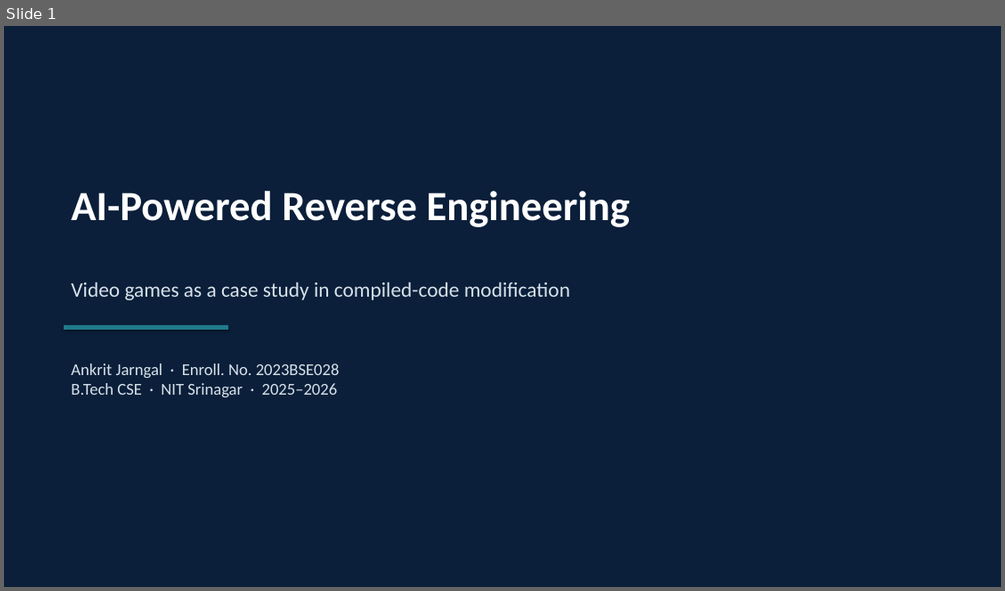
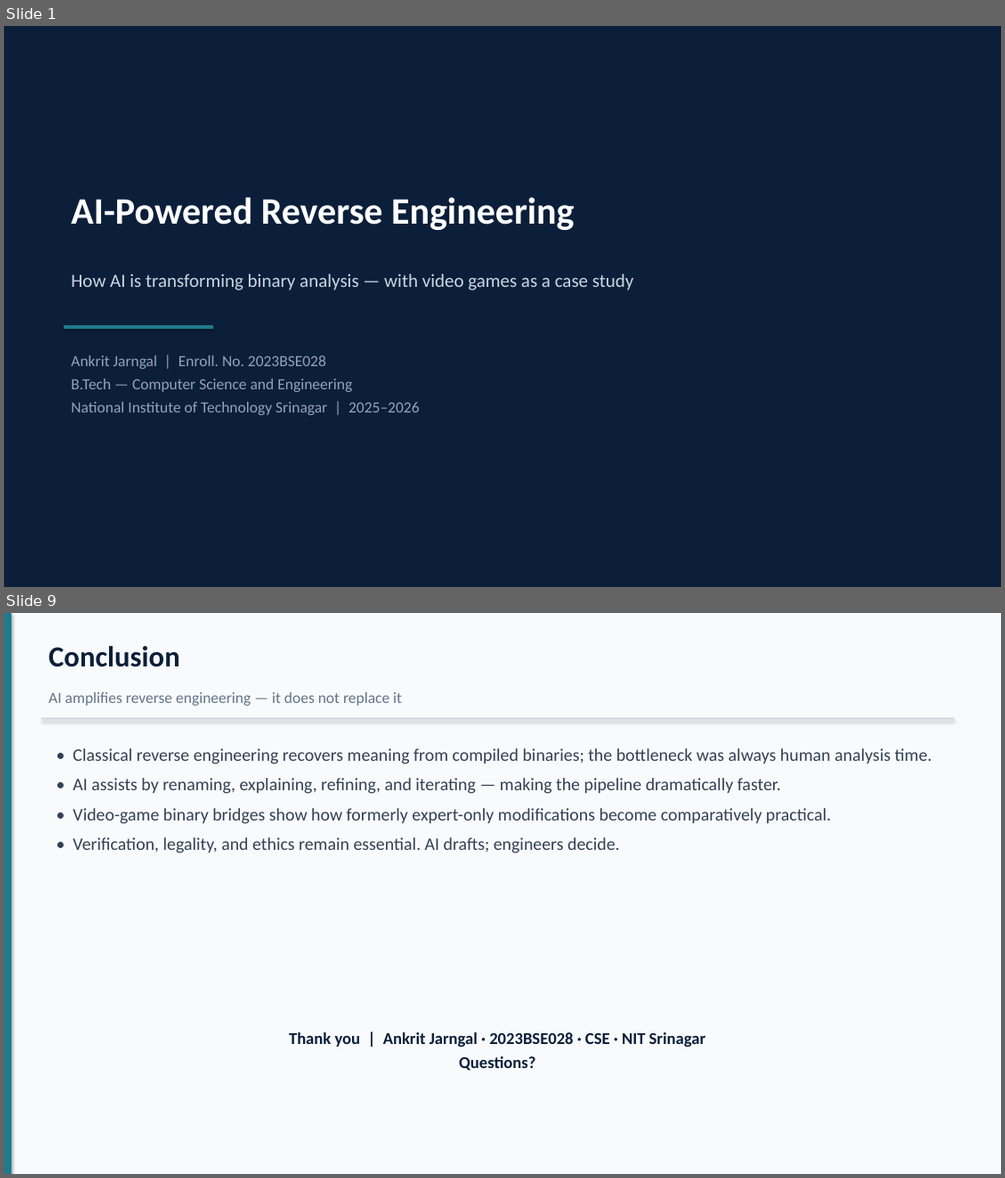
Before and after one commit to Ankritjarngal/coding-platform-assignment, a slide deck: seminar/Ankrit_Jarngal_2023BSE028_Seminar_PPT.pptx. Shown one above the other, each under a label of ours: slide 1 before the commit, slides 1 and 9 after it; the slides between them are not shown. The pictures are 1005x591 and 1005x1178 pixels, drawn with LibreOffice and Linux fonts; fonts in the diff are those of the drawing. Boxes give left, top, right and bottom in pixels: in the first picture for what was removed or moved away, otherwise in the second. Text is boxed around its words. In the diff, an @@ line names an element or a change of style, - is before the commit and + after.

```diff
--- a/seminar/Ankrit_Jarngal_2023BSE028_Seminar_PPT.pptx
+++ b/seminar/Ankrit_Jarngal_2023BSE028_Seminar_PPT.pptx
@@ slide 9 added at (x1=4, y1=613, x2=1001, y2=1174), background #F8FAFC @@
@@ rectangle added at (x1=4, y1=613, x2=11, y2=1174), fill #1F7A8C @@
@@ text added at (x1=48, y1=646, x2=180, y2=667), 28 pt, text #0B1F3A, bold @@
+Conclusion
@@ text added at (x1=48, y1=692, x2=402, y2=706), 15 pt, text #64748B @@
+AI amplifies reverse engineering — it does not replace it
@@ rectangle added at (x1=41, y1=718, x2=954, y2=719), fill #CBD5E1 @@
@@ text added at (x1=73, y1=748, x2=932, y2=853), 17 pt, text #334155 @@
+• Classical reverse engineering recovers meaning from compiled binaries; the bottleneck was always human analysis time.
+• AI assists by renaming, explaining, refining, and iterating — making the pipeline dramatically faster.
+• Video-game binary bridges show how formerly expert-only modifications become comparatively practical.
+• Verification, legality, and ethics remain essential. AI drafts; engineers decide.
@@ text added at (x1=289, y1=1032, x2=705, y2=1070), 16 pt, text #0B1F3A, bold @@
+Thank you | Ankrit Jarngal · 2023BSE028 · CSE · NIT Srinagar
+Questions?
@@ slide 1 changed as well @@
@@ text "AI-Powered Reverse Engineering" moved from (x1=71, y1=191, x2=630, y2=227) to (x1=71, y1=197, x2=574, y2=230) @@
@@ text "AI-Powered Reverse Engineering" at (x1=71, y1=197, x2=574, y2=230): size 40 to 36 pt; more space between paragraphs @@
@@ text at (x1=71, y1=273, x2=634, y2=290): text changed; size 20 to 18 pt; text colour #D7E2EA to #CBD5E1 @@
-Video games as a case study in compiled-code modification
+How AI is transforming binary analysis — with video games as a case study
@@ rectangle resized from (x1=64, y1=325, x2=228, y2=329) to (x1=64, y1=325, x2=213, y2=329) @@
@@ text at (x1=71, y1=355, x2=420, y2=415): text changed; size 16 to 15 pt; text colour #D7E2EA to #94A3B8 @@
-Ankrit Jarngal · Enroll. No. 2023BSE028
-B.Tech CSE · NIT Srinagar · 2025–2026
+Ankrit Jarngal | Enroll. No. 2023BSE028
+B.Tech — Computer Science and Engineering
+National Institute of Technology Srinagar | 2025–2026
```
Also in this commit, not shown: 7 other slides added, 13 slides removed, 14 other files.
